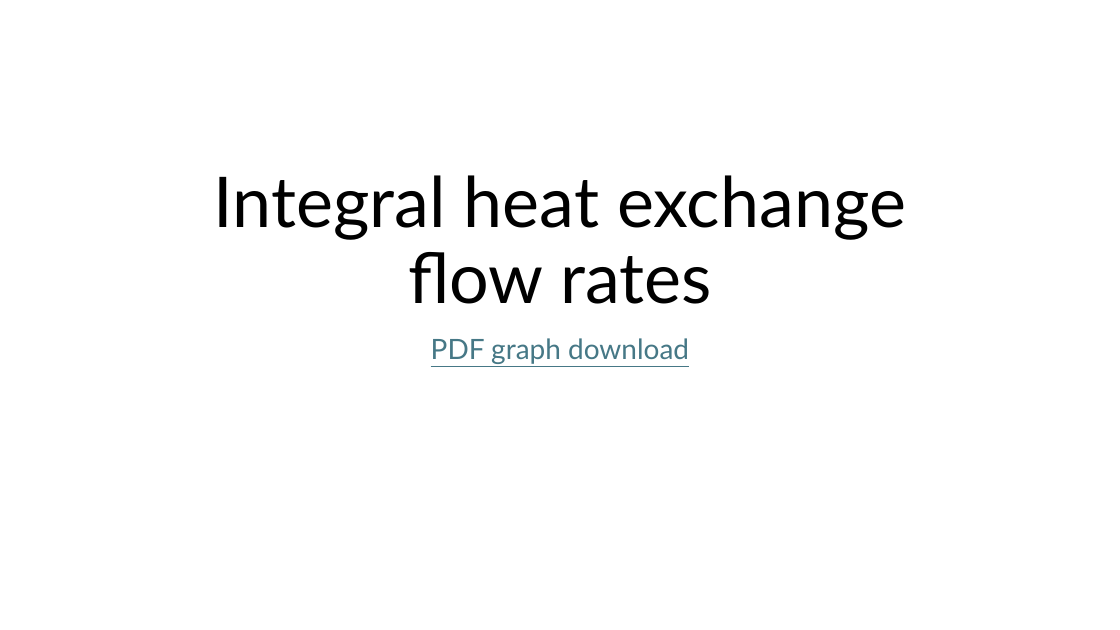
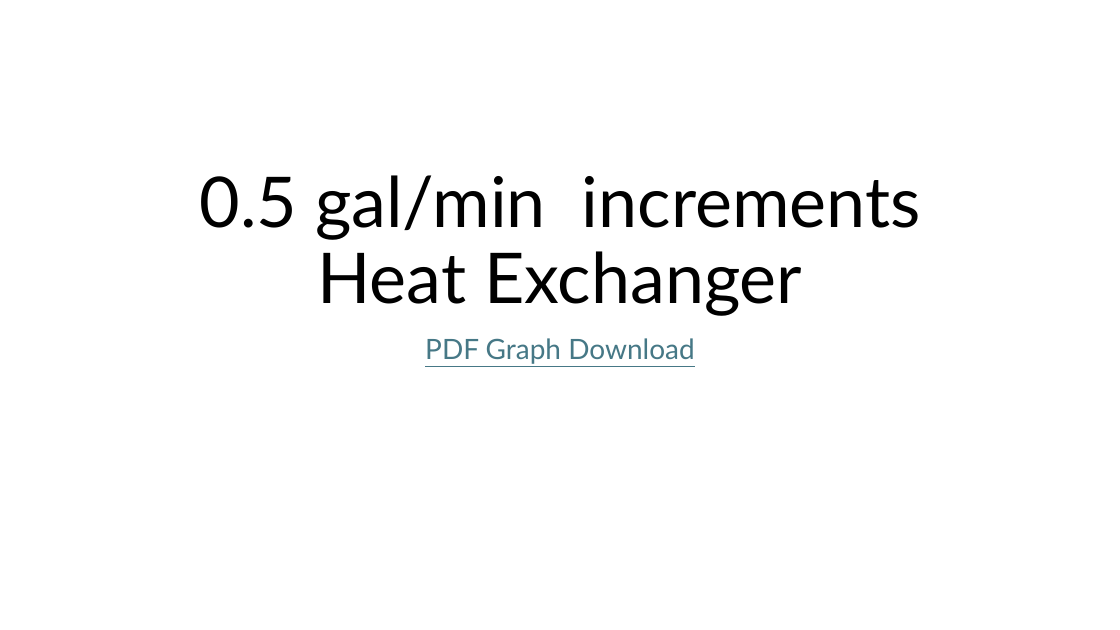
Before and after one commit to ARTS-Laboratory/thermal-loop, a slide deck: slide 6 of resources/Thermal_loop_data/Thermal Loop Data Graphs.pptx (slide 4 before the commit). Drawn at 1120x630 pixels with LibreOffice and Linux fonts; fonts in the diff are those of the drawing. Boxes give left, top, right and bottom in pixels: in the first picture for what was removed or moved away, otherwise in the second. Text is boxed around its words. In the diff, an @@ line names an element or a change of style, - is before the commit and + after.

```diff
--- a/resources/Thermal_loop_data/Thermal Loop Data Graphs.pptx
+++ b/resources/Thermal_loop_data/Thermal Loop Data Graphs.pptx
@@ title at [199,175,921,316]: text changed @@
-Integral heat exchange flow rates
+0.5 gal/min increments Heat Exchanger
@@ subtitle at [425,338,694,364]: text changed @@
-PDF graph download
+PDF Graph Download
```
Also in this commit, not shown: 2 other slides changed, 16 slides added.
